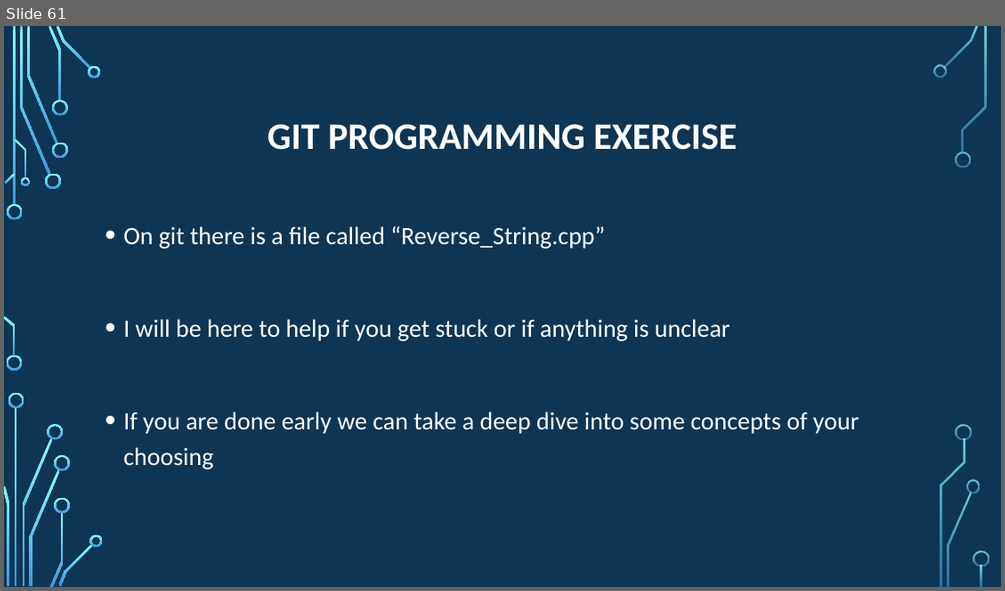
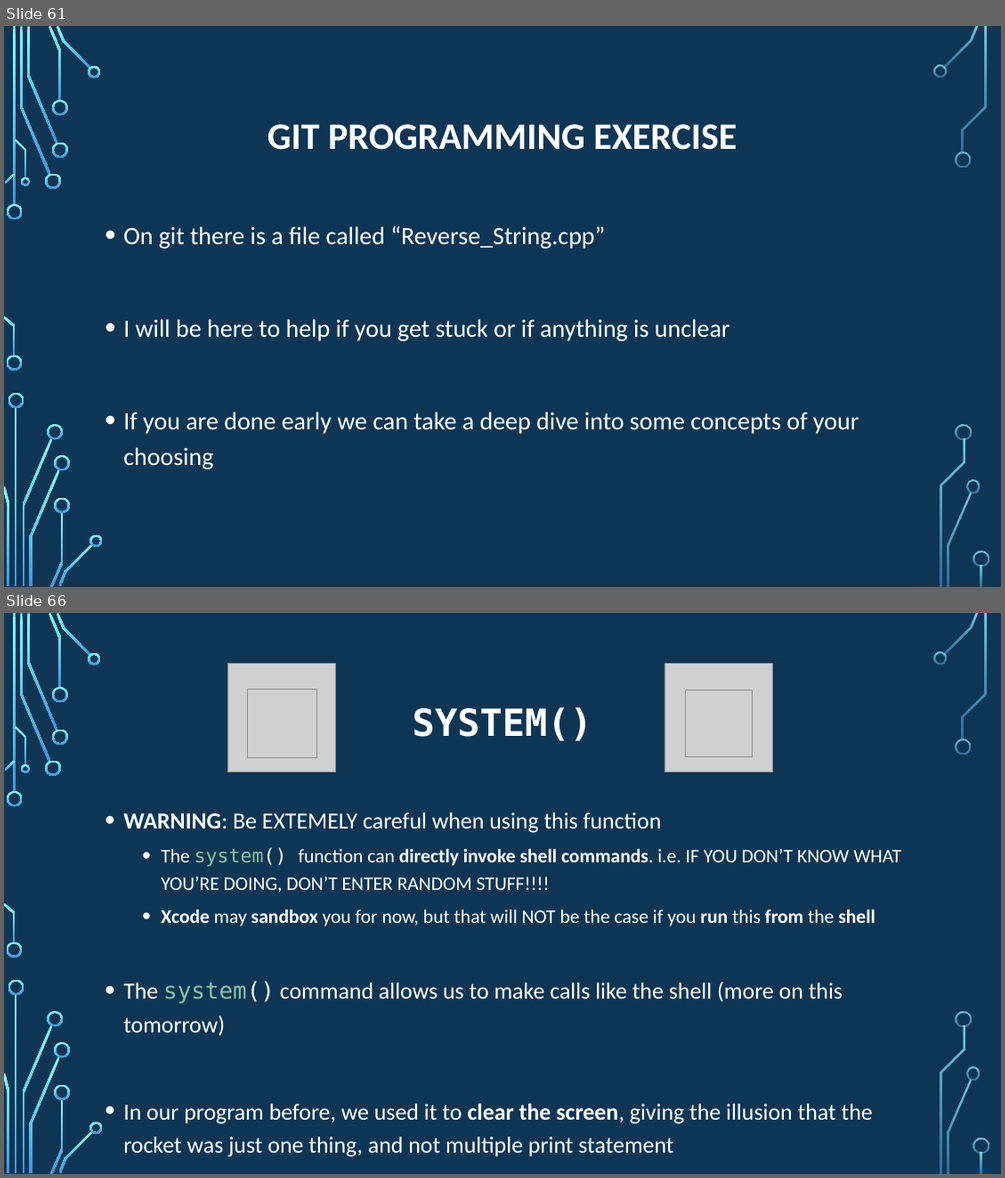
Before and after one commit to psypdt/ZIS_C-_Summer_Course_2019, a slide deck: Day_3/Day_3.pptx. Shown one above the other, each under a label of ours: slide 61 before the commit, slides 61 and 66 after it; the slides between them are not shown. The pictures are 1005x591 and 1005x1178 pixels, drawn with LibreOffice and Linux fonts; fonts in the diff are those of the drawing; grey boxes stand for pictures; background and template pictures are left out. Boxes give left, top, right and bottom in pixels: in the first picture for what was removed or moved away, otherwise in the second. Text is boxed around its words. In the diff, an @@ line names an element or a change of style, - is before the commit and + after.

```diff
--- a/Day_3/Day_3.pptx
+++ b/Day_3/Day_3.pptx
@@ slide 66 added at (4, 613, 1001, 1174), background picture (left out); not listed: 36 template elements that a slide beside it also shows @@
@@ picture added at (227, 664, 336, 772) @@
@@ picture added at (664, 664, 773, 772) @@
@@ picture added at (248, 690, 316, 758) @@
@@ picture added at (685, 690, 752, 756) @@
@@ title added at (413, 707, 592, 741), 36 pt, text #FFFFFF, bold @@
+SYSTEM()
@@ text added at (123, 812, 901, 1157), 22.2 pt, text #FFFFFF @@
+• WARNING: Be EXTEMELY careful when using this function
+  • The system() function can directly invoke shell commands. i.e. IF YOU DON’T KNOW WHAT YOU’RE DOING, DON’T ENTER RANDOM STUFF!!!!
+  • Xcode may sandbox you for now, but that will NOT be the case if you run this from the shell
+• The system() command allows us to make calls like the shell (more on this tomorrow)
+• In our program before, we used it to clear the screen, giving the illusion that the rocket was just one thing, and not multiple print statement
```
Also in this commit, not shown: 23 slides changed, 3 other slides added.
